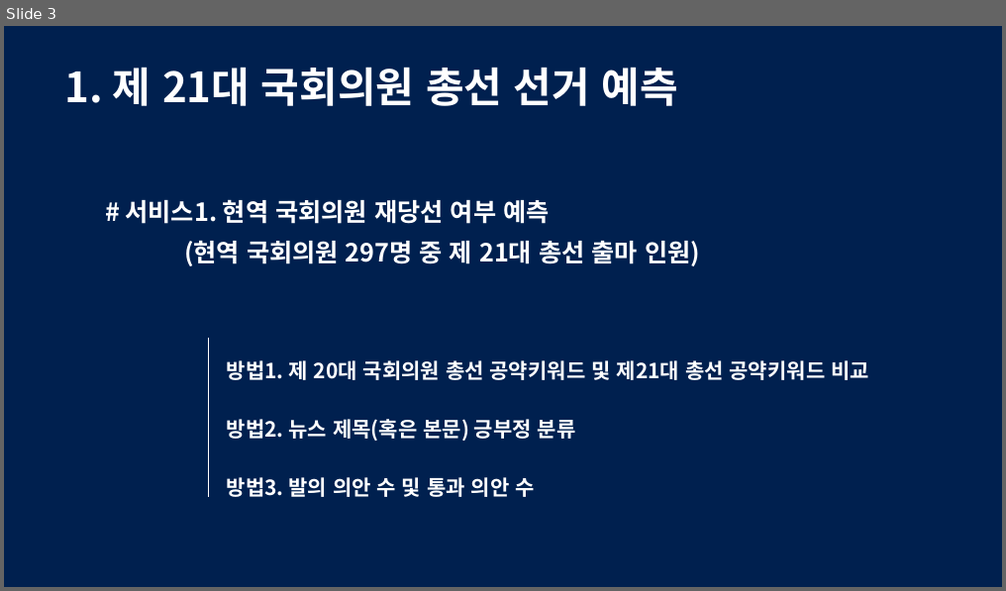
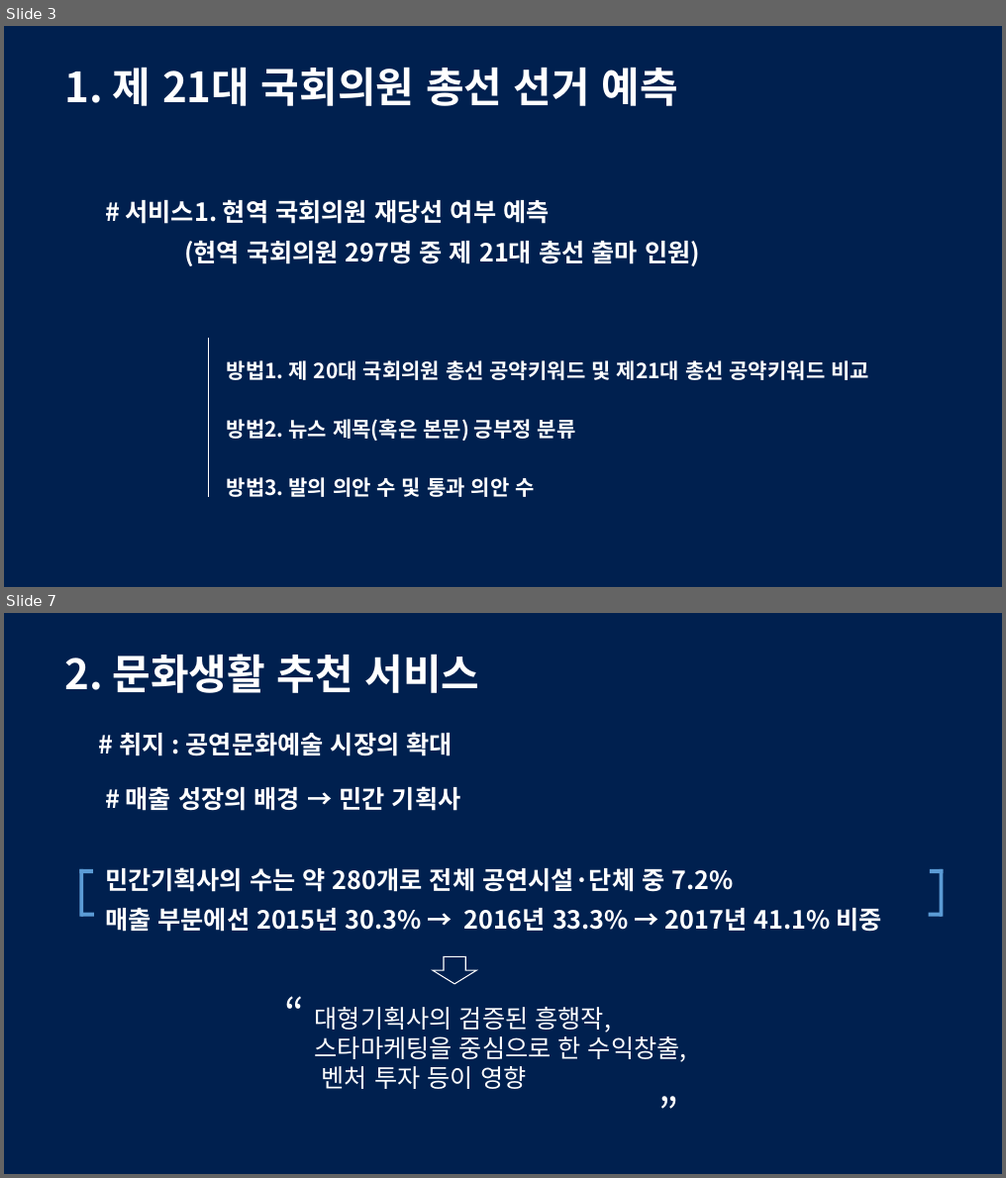
Before and after one commit to drhee0919/Rhee, a slide deck: 주제 발표.pptx. Shown one above the other, each under a label of ours: slide 3 before the commit, slides 3 and 7 after it; the slides between them are not shown. The pictures are 1006x591 and 1006x1178 pixels, drawn with LibreOffice and Linux fonts; fonts in the diff are those of the drawing. Boxes give left, top, right and bottom in pixels: in the first picture for what was removed or moved away, otherwise in the second. Text is boxed around its words. In the diff, an @@ line names an element or a change of style, - is before the commit and + after.

```diff
--- a/주제 발표.pptx
+++ b/주제 발표.pptx
@@ slide 7 added at <box>4,613,1002,1174</box>, background #FFFFFF @@
@@ rectangle added at <box>4,613,1002,1174</box>, fill #00204F @@
@@ text added at <box>65,654,480,693</box>, 40 pt, text #FFFFFF, bold @@
+2. 문화생활 추천 서비스
@@ text added at <box>119,732,452,757</box>, 24 pt, text #FFFFFF, bold @@
+# 취지 : 공연문화예술 시장의 확대
@@ text added at <box>105,786,881,932</box>, 24 pt, text #FFFFFF, bold @@
+# 매출 성장의 배경 → 민간 기획사
+민간기획사의 수는 약 280개로 전체 공연시설·단체 중 7.2%
+매출 부분에선 2015년 30.3% → 2016년 33.3% → 2017년 41.1% 비중
@@ rectangle added at <box>79,869,93,872</box>, fill #5B9BD5 @@
@@ rectangle added at <box>79,869,83,916</box>, fill #5B9BD5 @@
@@ rectangle added at <box>930,869,944,872</box>, fill #5B9BD5 @@
@@ rectangle added at <box>940,869,944,916</box>, fill #5B9BD5 @@
@@ rectangle added at <box>81,912,94,916</box>, fill #5B9BD5 @@
@@ rectangle added at <box>929,912,943,916</box>, fill #5B9BD5 @@
@@ down arrow added at <box>433,958,477,984</box>, outline #FFFFFF 1 pt @@
@@ text added at <box>278,984,731,1143</box>, 40 pt, text #FFFFFF @@
+“
+”
@@ text added at <box>315,1006,687,1089</box>, 24 pt, text #FFFFFF @@
+대형기획사의 검증된 흥행작,
+스타마케팅을 중심으로 한 수익창출,
+벤처 투자 등이 영향
```
Also in this commit, not shown: 3 slides changed, 6 other slides added, 1 slide removed.
